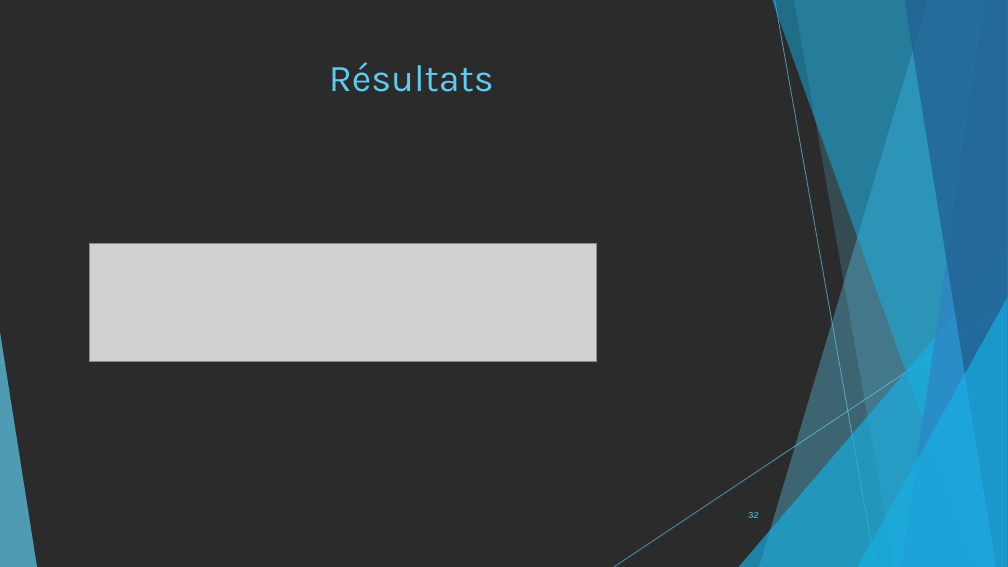
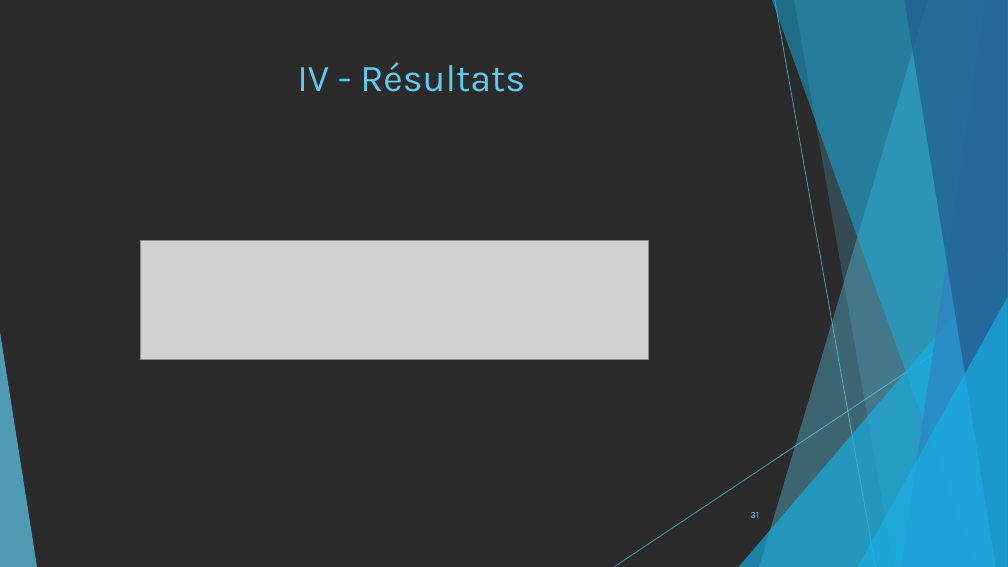
Before and after one commit to pierreXVI/PIE, a slide deck: slide 31 of oral_presentation/Oral_presentation_12_02_2019.pptx (slide 32 before the commit). Drawn at 1008x567 pixels with LibreOffice and Linux fonts; fonts in the diff are those of the drawing; grey boxes stand for pictures; background and template pictures are left out; a plain dark background stands for a picture behind light text. Boxes give left, top, right and bottom in pixels: in the first picture for what was removed or moved away, otherwise in the second. Text is boxed around its words. In the diff, an @@ line names an element or a change of style, - is before the commit and + after.

```diff
--- a/oral_presentation/Oral_presentation_12_02_2019.pptx
+++ b/oral_presentation/Oral_presentation_12_02_2019.pptx
@@ title at [297, 62, 525, 92]: text changed @@
-Résultats
+IV - Résultats
@@ picture: place and size @@
-picture at [89, 243, 597, 361]
+picture at [141, 240, 648, 359]
@@ page number at [750, 512, 759, 518]: text changed @@
-32
+31
```
Also in this commit, not shown: 1 other slide changed, 2 slides added, 3 slides removed, 4 other files.
